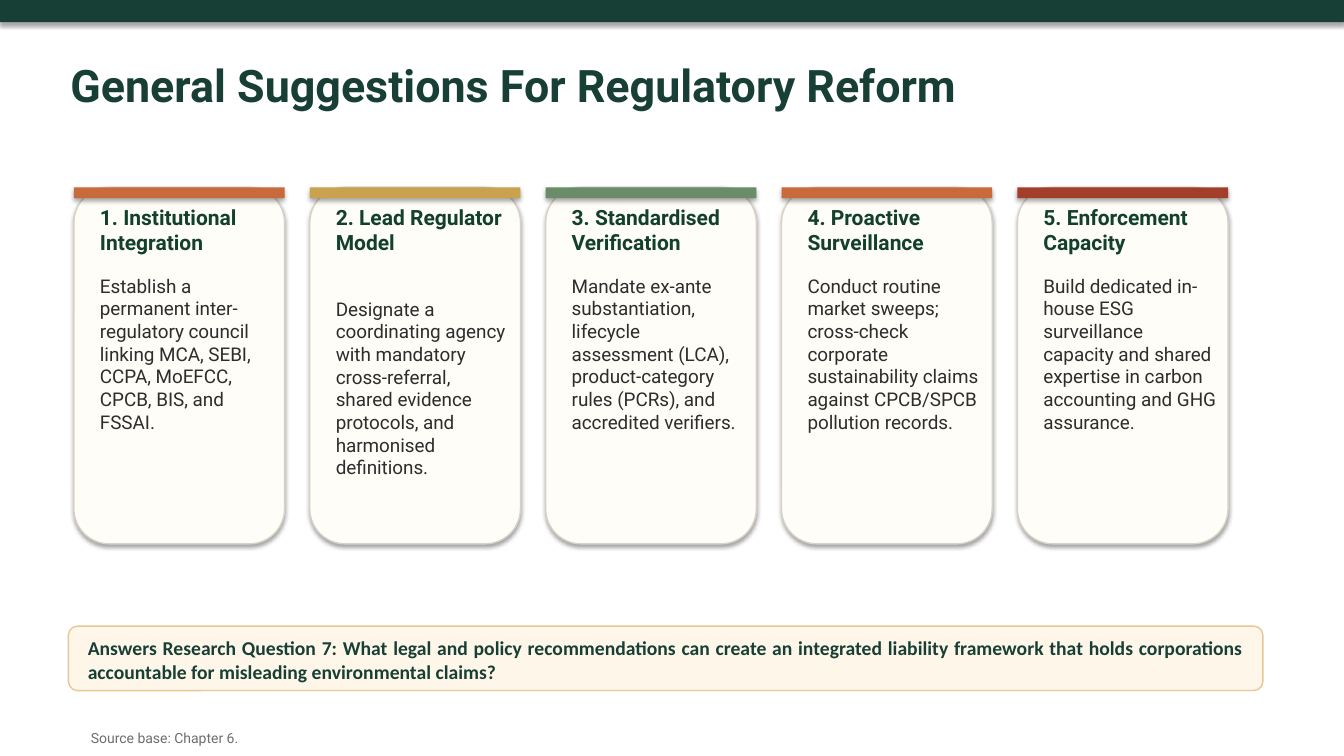
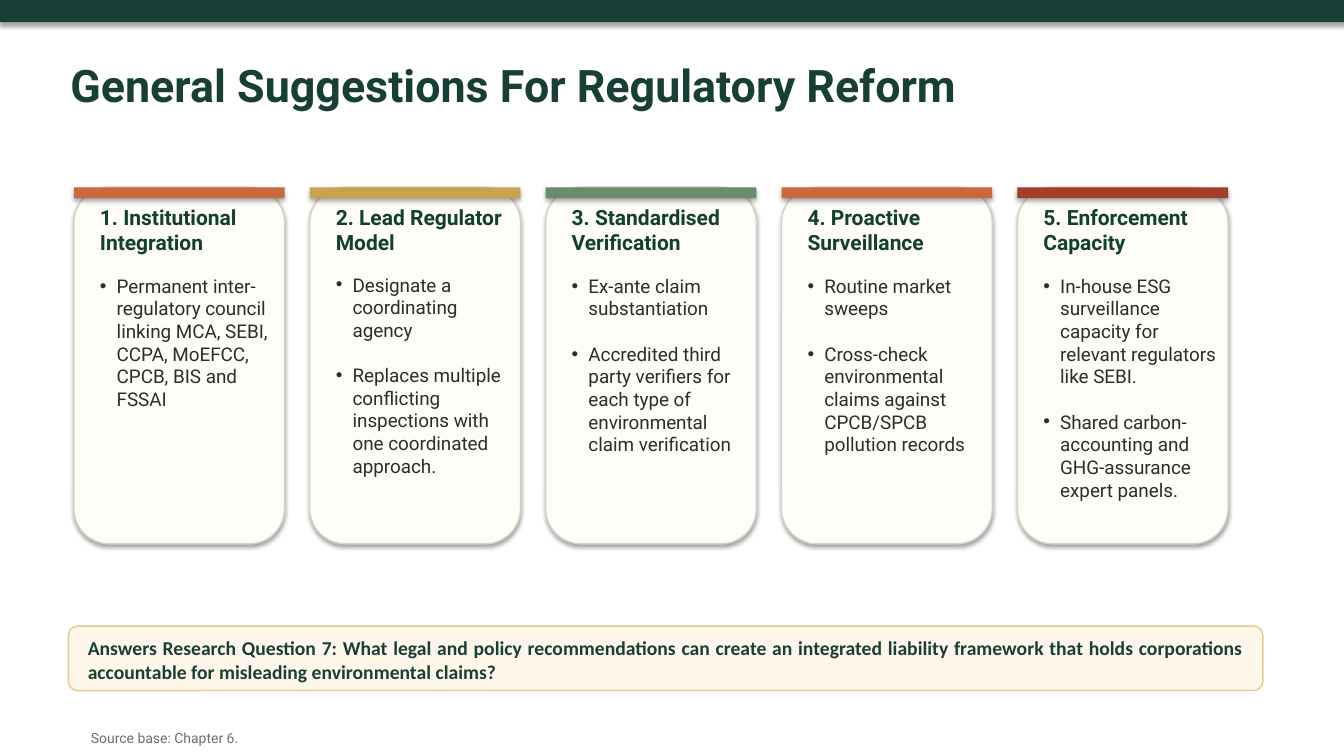
Before and after one commit to atul516/Final-VIva, a slide deck: slide 19 of Thesis Defence Presentation Final.pptx (slide 21 before the commit). Drawn at 1344x756 pixels with LibreOffice and Linux fonts; fonts in the diff are those of the drawing. Boxes give left, top, right and bottom in pixels: in the first picture for what was removed or moved away, otherwise in the second. Text is boxed around its words. In the diff, an @@ line names an element or a change of style, - is before the commit and + after.

```diff
--- a/Thesis Defence Presentation Final.pptx
+++ b/Thesis Defence Presentation Final.pptx
@@ text at <box>117,279,267,406</box>: text changed @@
-Establish a permanent inter-regulatory council linking MCA, SEBI, CCPA, MoEFCC, CPCB, BIS, and FSSAI.
+• Permanent inter-regulatory council linking MCA, SEBI, CCPA, MoEFCC, CPCB, BIS and FSSAI
@@ text at <box>353,278,501,477</box>: text changed @@
-Designate a coordinating agency with mandatory cross-referral, shared evidence protocols, and harmonised definitions.
+• Designate a coordinating agency
+• Replaces multiple conflicting inspections with one coordinated approach.
@@ text at <box>588,279,731,451</box>: text changed @@
-Mandate ex-ante substantiation, lifecycle assessment (LCA), product-category rules (PCRs), and accredited verifiers.
+• Ex-ante claim substantiation
+• Accredited third party verifiers for each type of environmental claim verification
@@ text at <box>824,279,965,455</box>: text changed @@
-Conduct routine market sweeps; cross-check corporate sustainability claims against CPCB/SPCB pollution records.
+• Routine market sweeps
+• Cross-check environmental claims against CPCB/SPCB pollution records
@@ text at <box>1060,279,1216,501</box>: text changed @@
-Build dedicated in-house ESG surveillance capacity and shared expertise in carbon accounting and GHG assurance.
+• In-house ESG surveillance capacity for relevant regulators like SEBI.
+• Shared carbon-accounting and GHG-assurance expert panels.
```
Also in this commit, not shown: 1 other slide changed, 2 slides removed, 1 other file.
